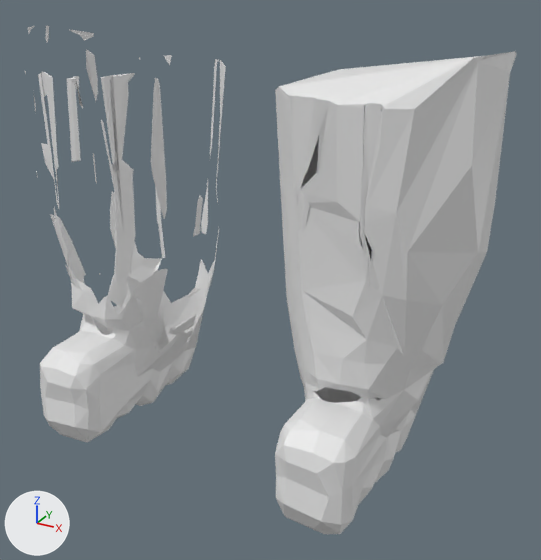
An edit to the glTF model maybraid/assets/characters/clothes/body/crane_body/knee_high_boots.glb, drawn before and after from the same camera.
Both versions are drawn from a 50 mm camera at (0.621, -1.05, -0.244) aimed at (0.06, -0.03, -0.754). The axes (+X, +Y, +Z) are drawn at lower left. The lights are the same throughout. The older version comes first. Vertices at exactly the same position are counted once.

The scene before the commit, as lines of its bpy script (objects in view):
```python
me_harempants_002 = bpy.data.meshes.new('HaremPants.002')
me_harempants_002.from_pydata(...)  # 1868 vertices, 3898 faces; spans x -0.402..0.41, y -0.255..0.17, z -1.07..-0.362
ob_harempants = bpy.data.objects.new('HaremPants', me_harempants_002)
ob_harempants.location = (0.0, 0.0, 0.0)
```
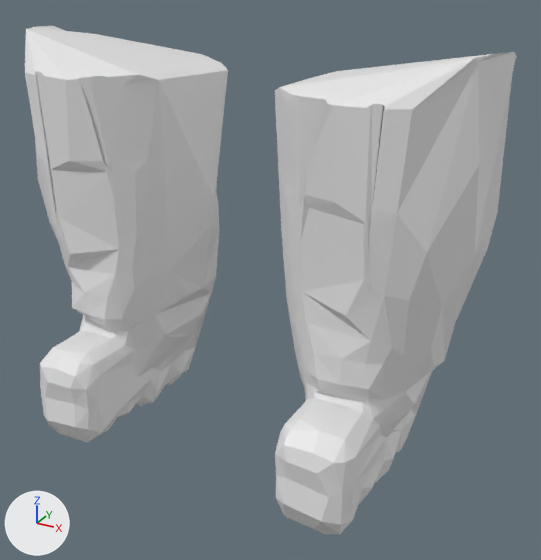
The change, as a list of edits to the scene's bpy script:
```text
Change me_harempants_002:
    used by ob_harempants; location = (0.0, 0.0, 0.0)
    remove me_harempants_002.from_pydata(...)  # 1868 vertices, 3898 faces; spans x -0.402..0.41, y -0.255..0.17, z -1.07..-0.362
    add me_harempants_002.from_pydata(...)  # 692 vertices, 1376 faces; spans x -0.403..0.411, y -0.255..0.171, z -1.07..-0.362
    me_harempants_002 part 1: 18 loose pieces with 222 vertices, spanning x -0.402..-0.078, y -0.163..0.167, z -0.838..-0.362, are deleted
    me_harempants_002 part 2: 19 vertices moved from x 0.136..0.409, y -0.155..0.088, z -0.979..-0.388 to x 0.129..0.371, y -0.155..0.094, z -0.977..-0.423; 846 vertices removed from x 0.086..0.41, y -0.165..0.17, z -1.019..-0.363; 208 vertices added at x 0.078..0.411, y -0.165..0.171, z -0.968..-0.362
    me_harempants_002 part 3: 5 vertices moved from x -0.306..-0.176, y -0.067..0.072, z -0.982..-0.875 to x -0.304..-0.179, y -0.064..0.073, z -0.981..-0.875; 535 vertices removed from x -0.366..-0.099, y -0.162..0.139, z -0.962..-0.415; 219 vertices added at x -0.403..-0.069, y -0.164..0.169, z -0.961..-0.364
```

Pixel boxes [x1, y1, x2, y2] of what changed, in the pictures (541 x 560 px):
part 1 of me_harempants_002, deleted
    before: [25, 26, 208, 297]
part 2 of me_harempants_002, built on
    before: [275, 51, 517, 461]
    after: [275, 52, 517, 461]
part 3 of me_harempants_002, built on
    before: [38, 59, 226, 380]
    after: [25, 26, 228, 380]
